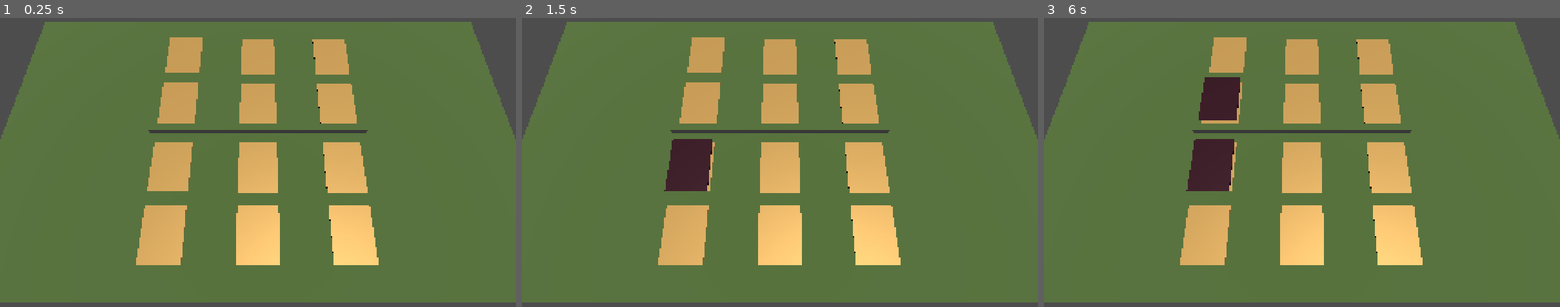
Above: before the commit, frames 1-3 (left to right).
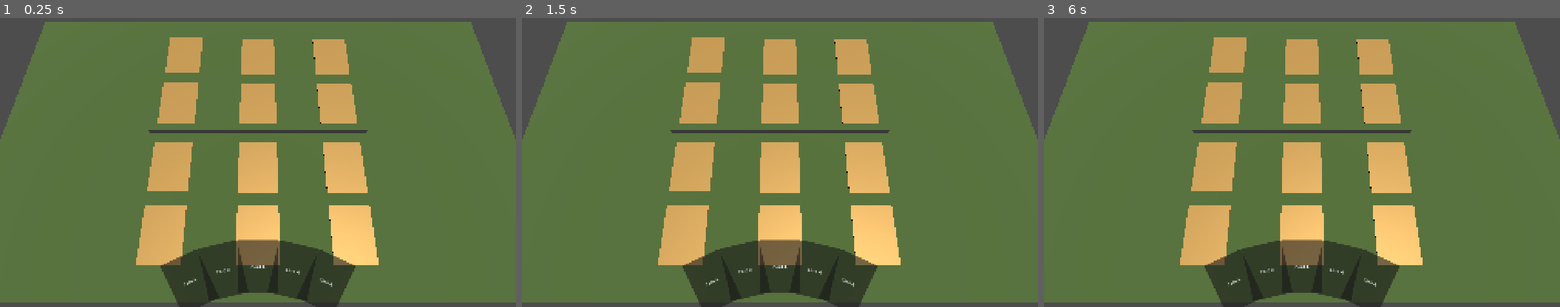
Above: after the commit, the same moments.

Repository: Drozmog/Legions-of-Valor
Game: Godot game, scene res://battlefield_3d.tscn
Two runs of this game, one before a commit and one after it. Both use one fixed random seed, a clock stepped at 60 frames per second and the inputs below.
Inputs (mouse positions are in pixels of both pictures, inside the frame that each line leads up to):
- Up to frame 1 (0.25 s): no input
- Up to frame 2 (1.5 s): tap Enter at 0.5 s; move the mouse to (893, 148) at 0.52 s; click (893, 148) at 0.67 s; tap Space at 1.25 s; move the mouse to (676, 176) at 1.27 s; click (676, 176) at 1.42 s
- Up to frame 3 (6 s): tap Enter at 2, 3.5 s; move the mouse to (1353, 98) at 2.02 s; click (1353, 98) at 2.17 s; tap Space at 2.75, 4.25 s; move the mouse to (1276, 220) at 2.77 s; click (1276, 220) at 2.92 s; move the mouse to (1456, 205) at 3.52 s; click (1456, 205) at 3.67 s; move the mouse to (1147, 119) at 4.27 s; click (1147, 119) at 4.42 s; move the mouse to (1327, 162) at 5.02 s; click (1327, 162) at 5.17 s; move the mouse to (1224, 90) at 5.77 s; click (1224, 90) at 5.92 s

The runs differ from the first frame. In frame 1, 6.4% of the frame differs, in the area x 31-69%, y 76-100%; in frame 2, 7.9%; in frame 3, 8.9%, in the area x 27-69%, y 20-100%.

Commit message:
Add Hand, and ability to hover and select

Diff:
--- /dev/null
+++ b/Scenes/Cards/CardUI.tscn
@@ -0,0 +1,21 @@
+[gd_scene format=3 uid="uid://4ey5xvae5o2s"]
+
+[node name="CardUI" type="Panel" unique_id=641877519]
+custom_minimum_size = Vector2(150, 200)
+offset_right = 110.0
+offset_bottom = 150.0
+
+[node name="NameLabel" type="Label" parent="." unique_id=1551746864]
+layout_mode = 1
+anchors_preset = 8
+anchor_left = 0.5
+anchor_top = 0.5
+anchor_right = 0.5
+anchor_bottom = 0.5
+offset_left = -26.0
+offset_top = -11.5
+offset_right = 26.0
+offset_bottom = 11.5
+grow_horizontal = 2
+grow_vertical = 2
+text = "Card A"
--- /dev/null
+++ b/Scripts/Hand.gd
@@ -0,0 +1,80 @@
+extends Control
+
+const CARD_UI_SCENE: PackedScene = preload("res://Scenes/Cards/CardUI.tscn")
+
+@export var fan_radius: float = 500.0          # bigger = flatter fan, smaller = more curved
+@export var fan_spread_degrees: float = 50.0 # total fan rotation
+@export var hover_lift: float = 40.0
+
+var cards: Array[Control] = []
+var selected_card: Control = null
+# Called when the node enters the scene tree for the first time.
+func _ready() -> void:
+	for i in range(5):
+		var card : Control = CARD_UI_SCENE.instantiate()
+		add_child(card)
+		cards.append(card)
+		card.mouse_entered.connect(_on_card_hovered.bind(card))
+		card.mouse_exited.connect(_on_card_unhovered.bind(card))
+		card.gui_input.connect(_on_card_gui_input.bind(card))
+	arrange_fan()
+
+func arrange_fan() -> void:
+	var count := cards.size()
+	var center_x := size.x/2.0
+	var bottom_y := size.y - 50.0	#40px margin off from bottom
+	var mid := (count-1)/2.0 	#middle index of fan
+
+#	Center of imaginary circle
+	var circle_center := Vector2(center_x, bottom_y + fan_radius)
+
+	var step_deg := 0.0
+	if count > 1:
+		step_deg = fan_spread_degrees / (count-1) #Angle between cards
+
+	for i in range(count):
+		var card = cards[i]
+		var offset := i-mid
+		var angle_deg := offset * step_deg
+		var angle_rad := deg_to_rad(angle_deg)
+
+		var point := circle_center + Vector2(sin(angle_rad), -cos(angle_rad)) * fan_radius
+
+		card.pivot_offset = Vector2(card.size.x/2.0, card.size.y) #Bottom center pivot
+		card.position = point - card.pivot_offset
+		card.rotation_degrees = angle_deg
+
+		card.set_meta("home_position", card.position)
+
+
+func _on_card_hovered(card: Control) -> void:
+	if card == selected_card:
+		return
+	card.move_to_front()
+	_move_card_to(card, card.get_meta("home_position") + Vector2(0, -hover_lift))
+
+func _on_card_unhovered(card: Control) -> void:
+	if card == selected_card:
+		return
+	_move_card_to(card, card.get_meta("home_position"))
+
+
+func _on_card_gui_input(event: InputEvent, card: Control) -> void:
+	if event is InputEventMouseButton and event.button_index == MOUSE_BUTTON_LEFT and event.pressed:
+		select_card(card)
+
+func select_card(card: Control) -> void:
+	if selected_card == card:
+		_move_card_to(card, card.get_meta("home_position"))
+		selected_card = null
+		return
+	if selected_card != null:        # something else was selected: drop it back down
+		_move_card_to(selected_card, selected_card.get_meta("home_position"))
+	selected_card = card             # remember the new choice
+	card.move_to_front()
+	_move_card_to(card, card.get_meta("home_position") + Vector2(0, -hover_lift))  # raise it
+
+func _move_card_to(card: Control, target: Vector2) -> void:
+	var tween := create_tween()
+	tween.set_trans(Tween.TRANS_CUBIC).set_ease(Tween.EASE_OUT)
+	tween.tween_property(card, "position", target, 0.12)
--- a/battlefield_3d.tscn
+++ b/battlefield_3d.tscn
@@ -1,6 +1,7 @@
 [gd_scene format=3 uid="uid://dp6yeqqg78j3r"]
 
 [ext_resource type="Script" uid="uid://08vh6g385ekw" path="res://Scripts/Battlefield/BoardSlot.gd" id="1_kb538"]
+[ext_resource type="Script" uid="uid://brfudyn18b5kf" path="res://Scripts/Hand.gd" id="2_qglca"]
 
 [sub_resource type="PlaneMesh" id="PlaneMesh_lmsbs"]
 size = Vector2(14, 8)
@@ -298,3 +299,14 @@
 
 [node name="CardPoint" type="Marker3D" parent="Laneslots/E_Front_Right" unique_id=876838718]
 transform = Transform3D(1, 0, 0, 0, 1, 0, 0, 0, 1, 0, 0.18, 0)
+
+[node name="UI" type="CanvasLayer" parent="." unique_id=645512207]
+
+[node name="Hand" type="Control" parent="UI" unique_id=1087332879]
+layout_mode = 3
+anchors_preset = 15
+anchor_right = 1.0
+anchor_bottom = 1.0
+grow_horizontal = 2
+grow_vertical = 2
+script = ExtResource("2_qglca")
Renamed: cursors/cursor.gd -> Scripts/Cursor.gd
Renamed: cursors/cursor.gd.uid -> Scripts/Cursor.gd.uid
Not shown, added: Scripts/Hand.gd.uid
